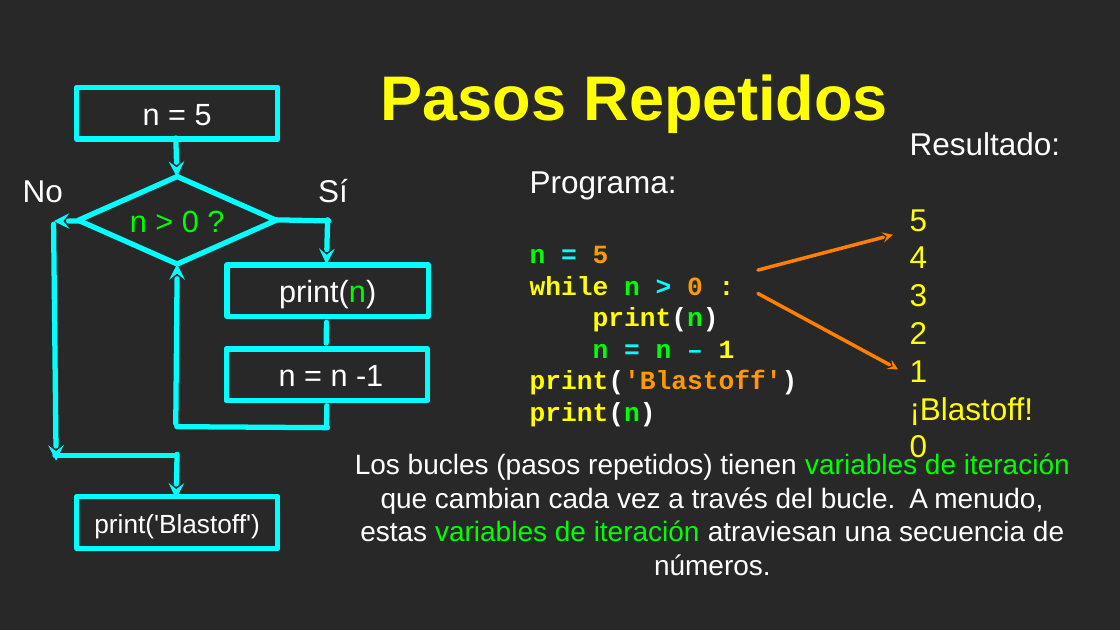
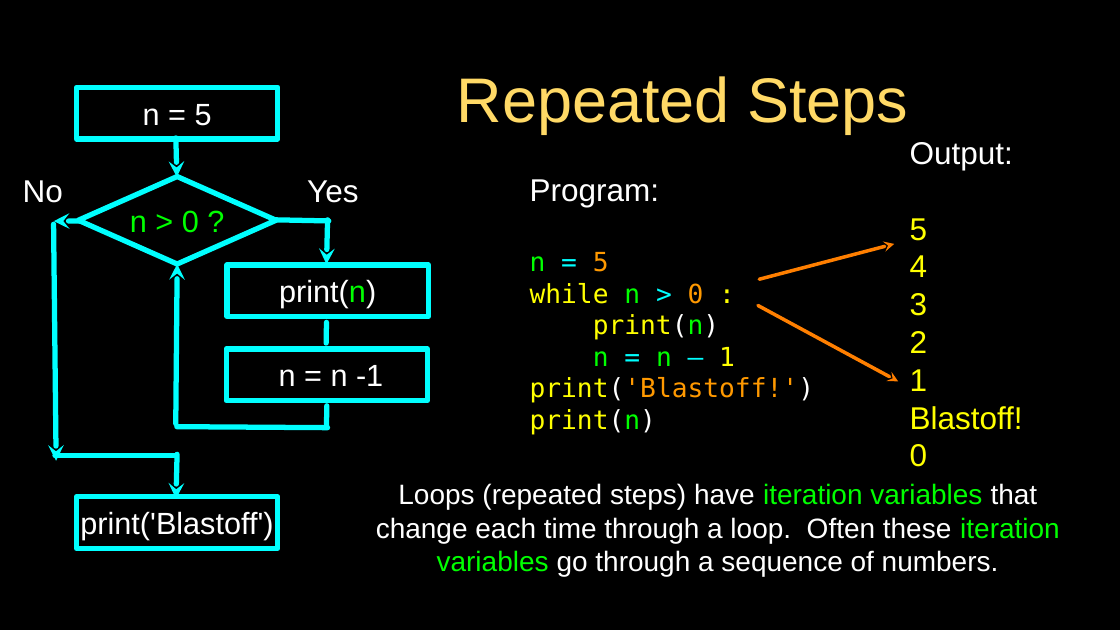
Before and after one commit to csev/py4e, a slide deck: slide 2 of lectures3/Pythonlearn-05-Iterations.pptx. Drawn at 1120x630 pixels with LibreOffice and Linux fonts; fonts in the diff are those of the drawing. Boxes give left, top, right and bottom in pixels: in the first picture for what was removed or moved away, otherwise in the second. Text is boxed around its words. In the diff, an @@ line names an element or a change of style, - is before the commit and + after.

```diff
--- a/lectures3/Pythonlearn-05-Iterations.pptx
+++ b/lectures3/Pythonlearn-05-Iterations.pptx
@@ background #282828 to #000000 @@
@@ title at bbox=[457, 76, 908, 134]: text changed; text colour #FFFF00 to #FFD966; bold off @@
-Pasos Repetidos
+Repeated Steps
@@ text "Program:": place and size @@
-text "Program:" at bbox=[530, 171, 798, 427]
+text "Program:" at bbox=[530, 179, 814, 435]
@@ text at bbox=[910, 142, 1013, 170]: text changed @@
-Resultado:
+Output:
@@ text "Output:": place and size @@
-text "Output:" at bbox=[910, 132, 1061, 463]
+text "Output:" at bbox=[910, 142, 1023, 467]
@@ text at bbox=[530, 179, 659, 207]: text changed @@
-Programa:
+Program:
@@ text at bbox=[307, 180, 358, 203]: text changed @@
-Sí
+Yes
@@ text at bbox=[530, 252, 735, 435]: font Courier New to DejaVu Sans Mono, bold off in "n = 5", "while n > 0 :", "print(n)", "n = n – 1" and 1 more places @@
@@ arrow moved from (893, 235) - (758, 270) to (894, 244) - (759, 279) @@
@@ arrow moved from (898, 369) - (758, 294) to (898, 381) - (758, 306) @@
@@ text at bbox=[530, 377, 814, 403]: text changed; font Courier New to DejaVu Sans Mono; bold off @@
-print('Blastoff')
+print('Blastoff!')
@@ text at bbox=[910, 406, 1023, 430]: text changed @@
-¡Blastoff!
+Blastoff!
@@ rectangle "print('Blastoff')" at bbox=[77, 497, 278, 549]: size 30 to 35 pt @@
@@ text at bbox=[376, 483, 1060, 576]: text changed @@
-Los bucles (pasos repetidos) tienen variables de iteración que cambian cada vez a través del bucle. A menudo, estas variables de iteración atraviesan una secuencia de números.
+Loops (repeated steps) have iteration variables that change each time through a loop. Often these iteration variables go through a sequence of numbers.
@@ rectangle added at bbox=[0, 576, 1120, 630], fill #000000 @@
```
Also in this commit, not shown: 17 other slides changed, 35 slides added, 36 slides removed, 10 other files.
